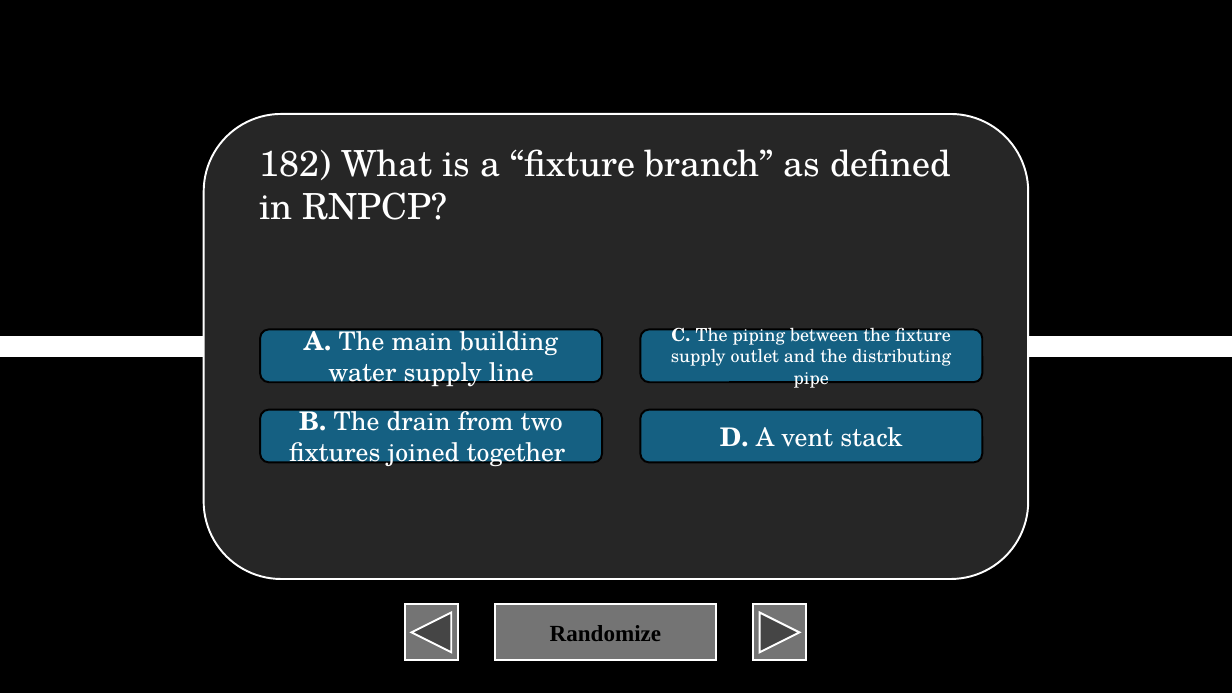
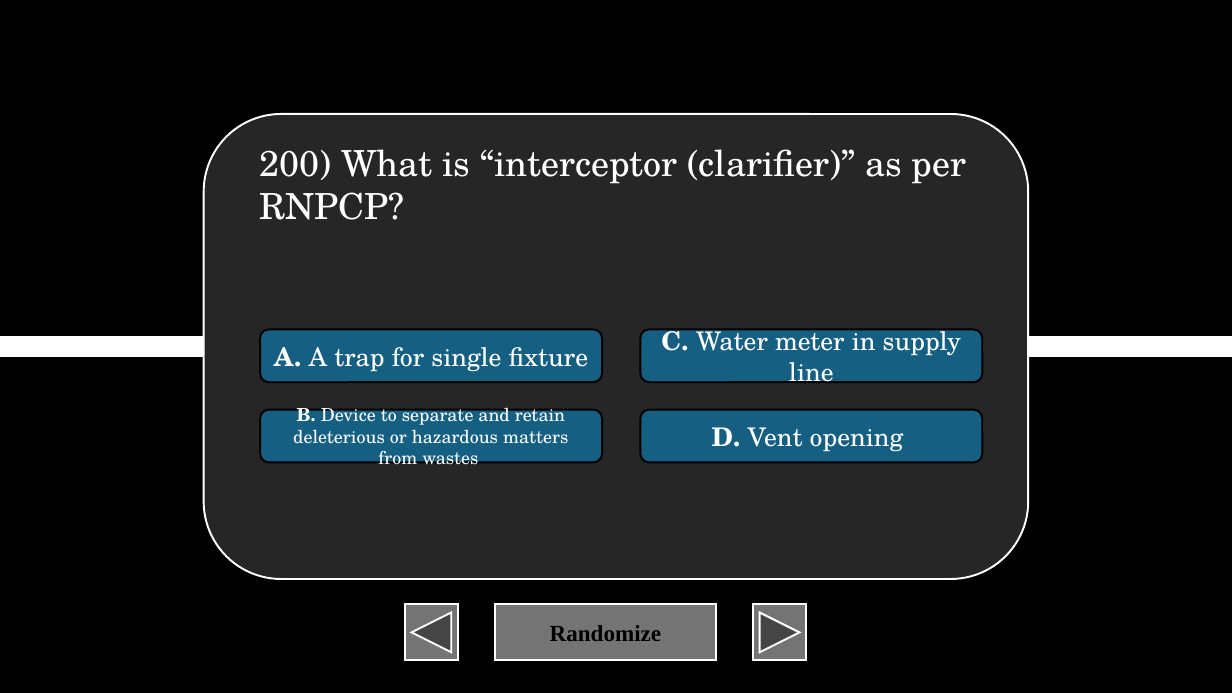
Before and after one commit to XIvanSolomonX/Archi-Reviewer, a slide deck: slide 201 of BulUti.pptm (slide 183 before the commit). Drawn at 1232x693 pixels with LibreOffice and Linux fonts; fonts in the diff are those of the drawing. Boxes give left, top, right and bottom in pixels: in the first picture for what was removed or moved away, otherwise in the second. Text is boxed around its words. In the diff, an @@ line names an element or a change of style, - is before the commit and + after.

```diff
--- a/BulUti.pptm
+++ b/BulUti.pptm
@@ text at bbox=[259, 149, 966, 220]: text changed @@
-182) What is a “fixture branch” as defined in RNPCP?
+200) What is “interceptor (clarifier)” as per RNPCP?
@@ text in rounded rectangle at bbox=[661, 324, 961, 389]: text changed; size 14 to 20 pt @@
-C. The piping between the fixture supply outlet and the distributing pipe
+C. Water meter in supply line
@@ text in rounded rectangle at bbox=[274, 347, 588, 372]: text changed @@
-A. The main building water supply line
+A. A trap for single fixture
@@ text in rounded rectangle at bbox=[293, 403, 568, 470]: text changed; size 20 to 14 pt @@
-B. The drain from two fixtures joined together
+B. Device to separate and retain deleterious or hazardous matters from wastes
@@ text in rounded rectangle at bbox=[712, 427, 904, 452]: text changed @@
-D. A vent stack
+D. Vent opening
```
Also in this commit, not shown: 16 other slides changed, 41 slides added, 4 slides removed, 2 other files.
